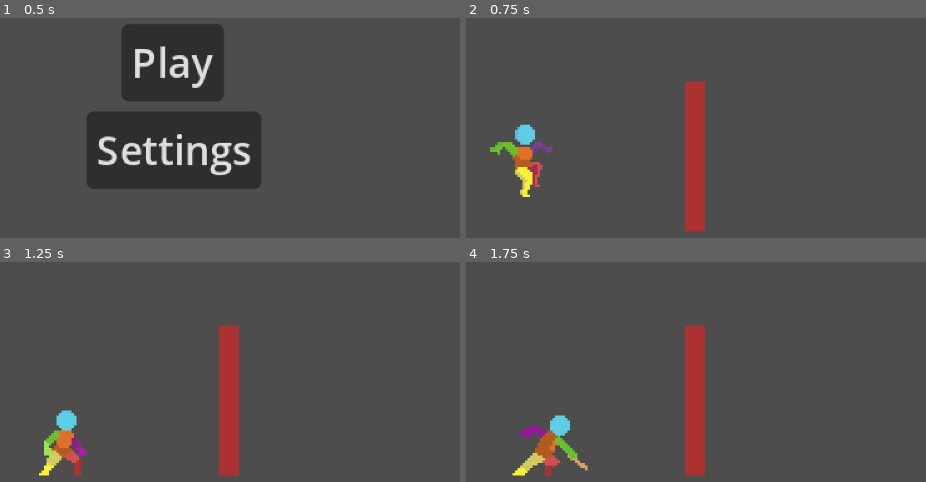
Above: before the commit, frames 1-4 (two rows, left to right).
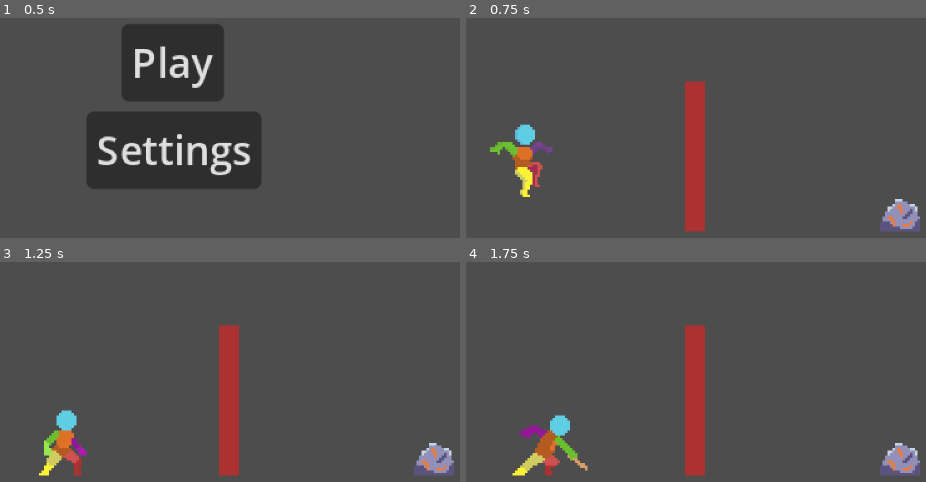
Above: after the commit, the same moments.

Repository: FrozenWellGames/godot_wild_jam_79
Game: Godot game, scene res://Menus/main_menu.tscn
The game is run twice, just before and just after one commit, with the same random seed, the same clock (stepped at 60 frames per second) and the same inputs.
Inputs:
- Up to frame 1 (0.5 s): no input
- Up to frame 2 (0.75 s): click "Play" at 0.5 s
- Up to frame 3 (1.25 s): no input
- Up to frame 4 (1.75 s): hold D (move_right) from 1.28 s (still down); hold Ctrl (action) from 1.28 s (still down); tap Space (jump) at 1.52 s

Frame 1 is identical in both runs. In frame 2, 1.0% of the frame differs, in the area x 90-99%, y 82-97%; in frame 3, 1.0%; in frame 4, 1.0%.

Commit message:
added a basic rock to mine

Diff:
--- /dev/null
+++ b/Game/MiningScene/Mineable/mineable.gd
@@ -0,0 +1,16 @@
+extends Area2D
+
+
+var health:int
+
+
+func _ready() -> void:
+	health = 5
+
+
+func _on_area_entered(area: Area2D) -> void:
+	print(area.name)
+	if area.name == "WeaponHitbox":
+		health -= 1
+	if health == 0:
+		queue_free()
--- /dev/null
+++ b/Game/MiningScene/Mineable/mineable.tscn
@@ -0,0 +1,20 @@
+[gd_scene load_steps=4 format=3 uid="uid://dw5ak8pmvg2uf"]
+
+[ext_resource type="Script" uid="uid://7mnpbgclmt8d" path="res://Game/MiningScene/Mineable/mineable.gd" id="1_n7h8p"]
+[ext_resource type="Texture2D" uid="uid://bcl5l4rwgt46" path="res://Game/MiningScene/Mineable/Assets/rock.png" id="1_o2wxw"]
+
+[sub_resource type="RectangleShape2D" id="RectangleShape2D_n7h8p"]
+size = Vector2(12, 11)
+
+[node name="Mineable" type="Area2D"]
+script = ExtResource("1_n7h8p")
+
+[node name="CollisionShape2D" type="CollisionShape2D" parent="."]
+position = Vector2(0, -5.5)
+shape = SubResource("RectangleShape2D_n7h8p")
+
+[node name="Sprite2D" type="Sprite2D" parent="."]
+position = Vector2(0, -8)
+texture = ExtResource("1_o2wxw")
+
+[connection signal="area_entered" from="." to="." method="_on_area_entered"]
--- a/Game/MiningScene/mining_scene.tscn
+++ b/Game/MiningScene/mining_scene.tscn
@@ -6,6 +6,7 @@
 [ext_resource type="PackedScene" uid="uid://daaa1x3eyfn36" path="res://Game/MiningScene/Ladder/ladder.tscn" id="4_px0q7"]
 [ext_resource type="PackedScene" uid="uid://762ghrducao" path="res://Game/MiningScene/LevelStructure/one_way.tscn" id="5_urjtt"]
 [ext_resource type="PackedScene" uid="uid://c7arlsh6ls67h" path="res://Game/MiningScene/Ladder/ladder_top.tscn" id="6_ubwdu"]
+[ext_resource type="PackedScene" uid="uid://dw5ak8pmvg2uf" path="res://Game/MiningScene/Mineable/mineable.tscn" id="7_ubwdu"]
 
 [node name="MiningScene" type="Node2D"]
 script = ExtResource("1_cq2c5")
@@ -28,3 +29,6 @@
 
 [node name="Player" parent="." instance=ExtResource("3_5apsa")]
 position = Vector2(116, 148)
+
+[node name="Mineable" parent="." instance=ExtResource("7_ubwdu")]
+position = Vector2(264, 173)
--- a/Player/player.gd
+++ b/Player/player.gd
@@ -12,24 +12,24 @@
 
 func _ready():
 	state = states.PLATFORM
+	$Sprite2D/WeaponHitbox/CollisionShape2D.disabled = true
 
 
 func _physics_process(delta):
 		if state == states.MINING:
-			print("mining")
+			pass
 		elif state == states.PLATFORM:
 			get_input_platform()
 			velocity.y += gravity * delta
-			set_velocity(velocity)
 			set_up_direction(Vector2(0, -1))
 			move_and_slide()
 			velocity = velocity
 		elif state == states.LADDER:
 			get_input_ladder()
-			set_velocity(velocity)
 			set_up_direction(Vector2(0, -1))
 			move_and_slide()
 			velocity = velocity
+		set_velocity(velocity)
 		$AnimationPlayer.player_animations(is_on_floor(), state, velocity, $Sprite2D)
 		if !is_ovelapping_ladder and state != states.MINING:
 			state = states.PLATFORM
--- a/Player/player.tscn
+++ b/Player/player.tscn
@@ -7,6 +7,9 @@
 [sub_resource type="RectangleShape2D" id="RectangleShape2D_l8h54"]
 size = Vector2(12, 20)
 
+[sub_resource type="RectangleShape2D" id="RectangleShape2D_btcbx"]
+size = Vector2(9, 6)
+
 [sub_resource type="Animation" id="Animation_4ntmi"]
 resource_name = "idle"
 loop_mode = 1
@@ -37,6 +40,18 @@
 "transitions": PackedFloat32Array(1),
 "update": 1,
 "values": [0]
+}
+tracks/1/type = "value"
+tracks/1/imported = false
+tracks/1/enabled = true
+tracks/1/path = NodePath("Sprite2D/WeaponHitbox/CollisionShape2D:disabled")
+tracks/1/interp = 1
+tracks/1/loop_wrap = true
+tracks/1/keys = {
+"times": PackedFloat32Array(0),
+"transitions": PackedFloat32Array(1),
+"update": 1,
+"values": [false]
 }
 
 [sub_resource type="Animation" id="Animation_gwnis"]
@@ -156,6 +171,18 @@
 "args": [],
 "method": &"leave_mining_state"
 }]
+}
+tracks/2/type = "value"
+tracks/2/imported = false
+tracks/2/enabled = true
+tracks/2/path = NodePath("Sprite2D/WeaponHitbox/CollisionShape2D:disabled")
+tracks/2/interp = 1
+tracks/2/loop_wrap = true
+tracks/2/keys = {
+"times": PackedFloat32Array(0.48, 0.6),
+"transitions": PackedFloat32Array(1, 1),
+"update": 1,
+"values": [false, true]
 }
 
 [sub_resource type="AnimationLibrary" id="AnimationLibrary_btcbx"]
@@ -186,6 +213,13 @@
 hframes = 10
 vframes = 6
 
+[node name="WeaponHitbox" type="Area2D" parent="Sprite2D"]
+position = Vector2(0, 16)
+
+[node name="CollisionShape2D" type="CollisionShape2D" parent="Sprite2D/WeaponHitbox"]
+position = Vector2(20.5, -5)
+shape = SubResource("RectangleShape2D_btcbx")
+
 [node name="AnimationPlayer" type="AnimationPlayer" parent="."]
 libraries = {
 &"": SubResource("AnimationLibrary_btcbx")
--- a/Player/player_animation.gd
+++ b/Player/player_animation.gd
@@ -1,12 +1,9 @@
 extends AnimationPlayer
-
 
 enum states {PLATFORM, LADDER, MINING}
 
 func player_animations(IsOnFloor: bool, state, velocity: Vector2, sprite: Sprite2D) -> void:
-	if state == states.MINING:
-		play("mine")
-	elif state == states.PLATFORM:
+	if state == states.PLATFORM:
 		if IsOnFloor:
 			if velocity.x == 0:
 				play("idle")
@@ -30,3 +27,5 @@
 			super.stop()
 		elif velocity.y != 0:
 			play("climb")
+	elif state == states.MINING:
+		play("mine")
Binary file added: Game/MiningScene/Mineable/Assets/rock.png
Not shown, added: Game/MiningScene/Mineable/Assets/rock.png.import
Not shown, added: Game/MiningScene/Mineable/mineable.gd.uid
Not shown: 1 places in Game/MiningScene/mining_scene.tscn that only renumber resources
Not shown: 1 places in Player/player.tscn that only renumber resources
